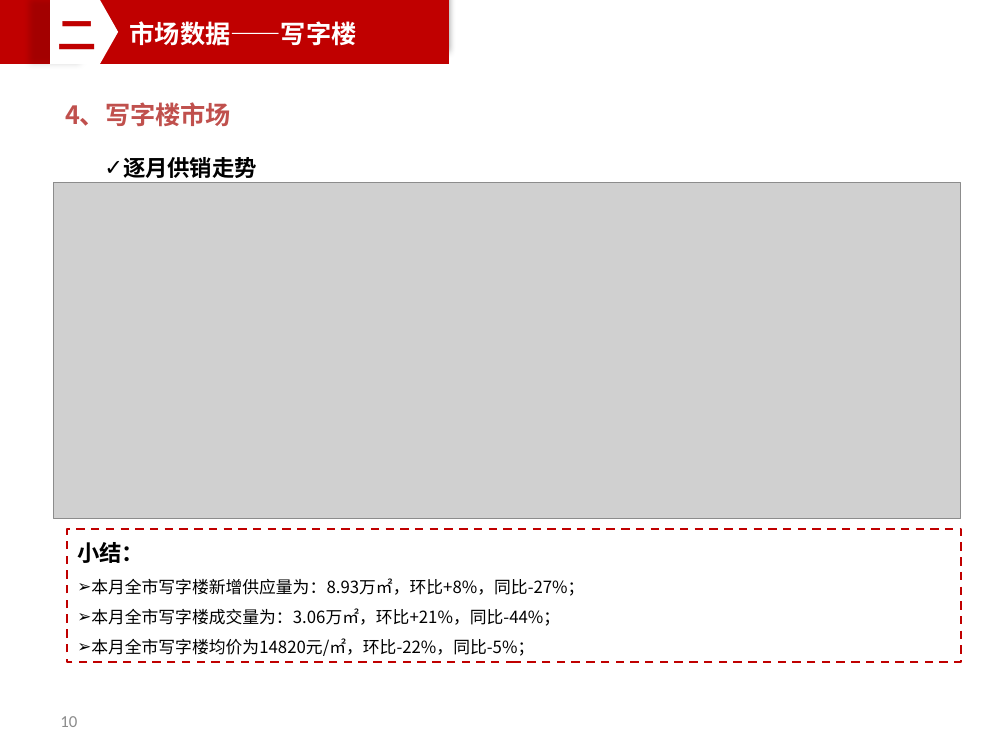
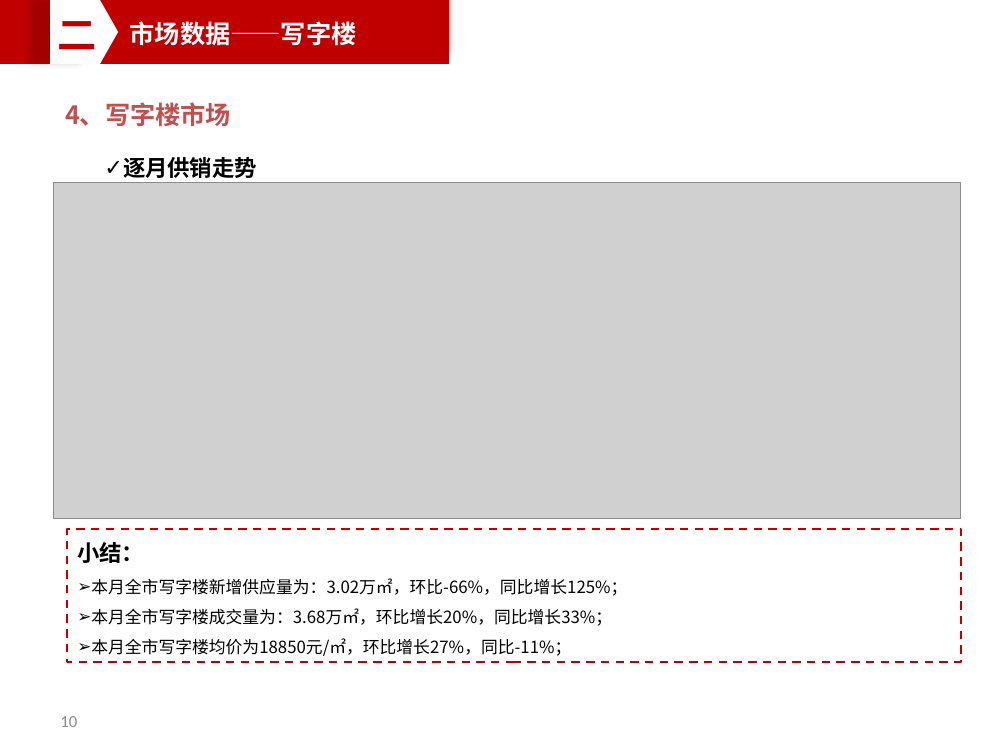
Before and after one commit to PengZiqiao/monthly_report, a slide deck: slide 10 of 南京中海2018年4月月报.pptx. Drawn at 1008x756 pixels with LibreOffice and Linux fonts; fonts in the diff are those of the drawing; grey boxes stand for pictures. Boxes give left, top, right and bottom in pixels: in the first picture for what was removed or moved away, otherwise in the second. Text is boxed around its words. In the diff, an @@ line names an element or a change of style, - is before the commit and + after.

```diff
--- a/南京中海2018年4月月报.pptx
+++ b/南京中海2018年4月月报.pptx
@@ text in rectangle at [91, 578, 627, 656]: text changed @@
-➢ 本月全市写字楼新增供应量为：8.93万㎡，环比+8%，同比-27%；
-➢ 本月全市写字楼成交量为：3.06万㎡，环比+21%，同比-44%；
-➢ 本月全市写字楼均价为14820元/㎡，环比-22%，同比-5%；
+➢ 本月全市写字楼新增供应量为：3.02万㎡，环比-66%，同比增长125%；
+➢ 本月全市写字楼成交量为：3.68万㎡，环比增长20%，同比增长33%；
+➢ 本月全市写字楼均价为18850元/㎡，环比增长27%，同比-11%；
```
Also in this commit, not shown: 16 other slides changed, 1 slide added, 2 other files.
